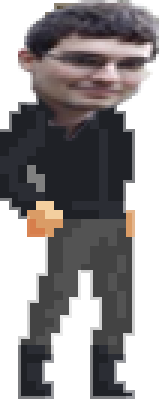
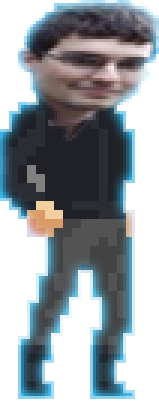
Layer changes from the first 159 x 411 image to the second:
pixels changed over [0,0,159,399] (layer not identified)
